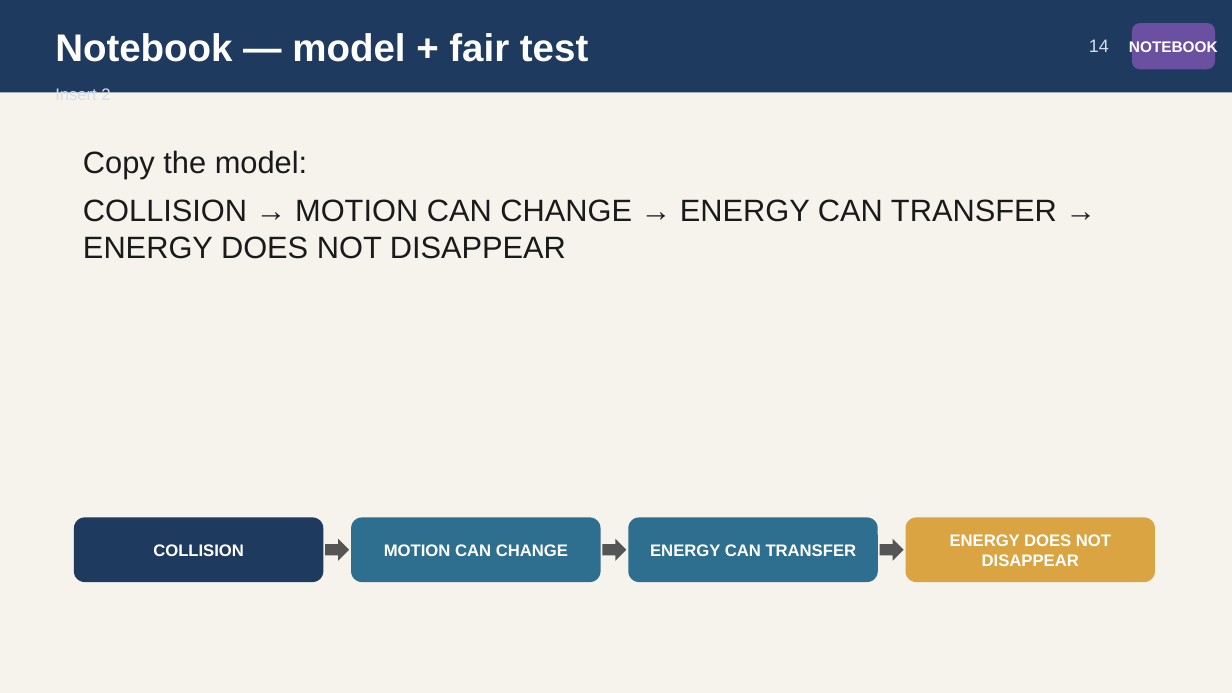
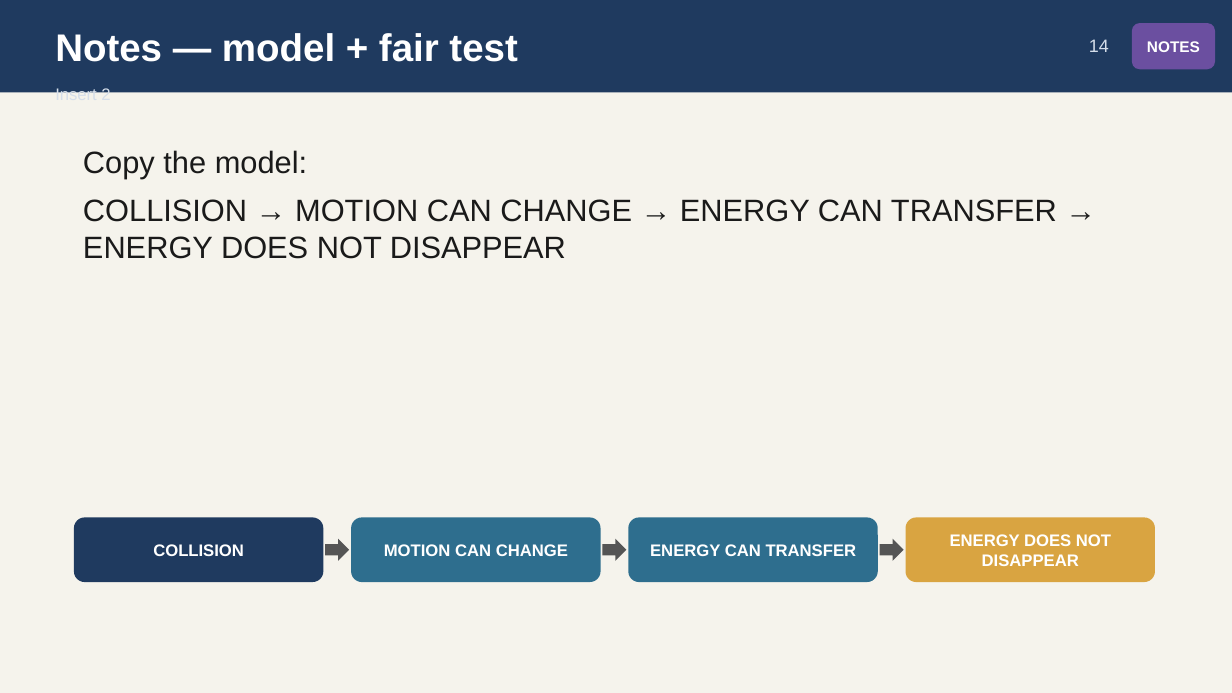
Before and after one commit to owenreagan-cyber/grade-4-energy-transfer-transformation, a slide deck: slide 14 of production/releases/chapter-05/05-ch5-collisions-slides.pptx. Drawn at 1232x693 pixels with LibreOffice and Linux fonts; fonts in the diff are those of the drawing. Boxes give left, top, right and bottom in pixels: in the first picture for what was removed or moved away, otherwise in the second. Text is boxed around its words. In the diff, an @@ line names an element or a change of style, - is before the commit and + after.

```diff
--- a/production/releases/chapter-05/05-ch5-collisions-slides.pptx
+++ b/production/releases/chapter-05/05-ch5-collisions-slides.pptx
@@ text at box(55, 33, 517, 62): text changed @@
-Notebook — model + fair test
+Notes — model + fair test
@@ text in rounded rectangle at box(1147, 41, 1200, 52): text changed @@
-NOTEBOOK
+NOTES
```
Also in this commit, not shown: 4 other slides changed, 10 other files.
